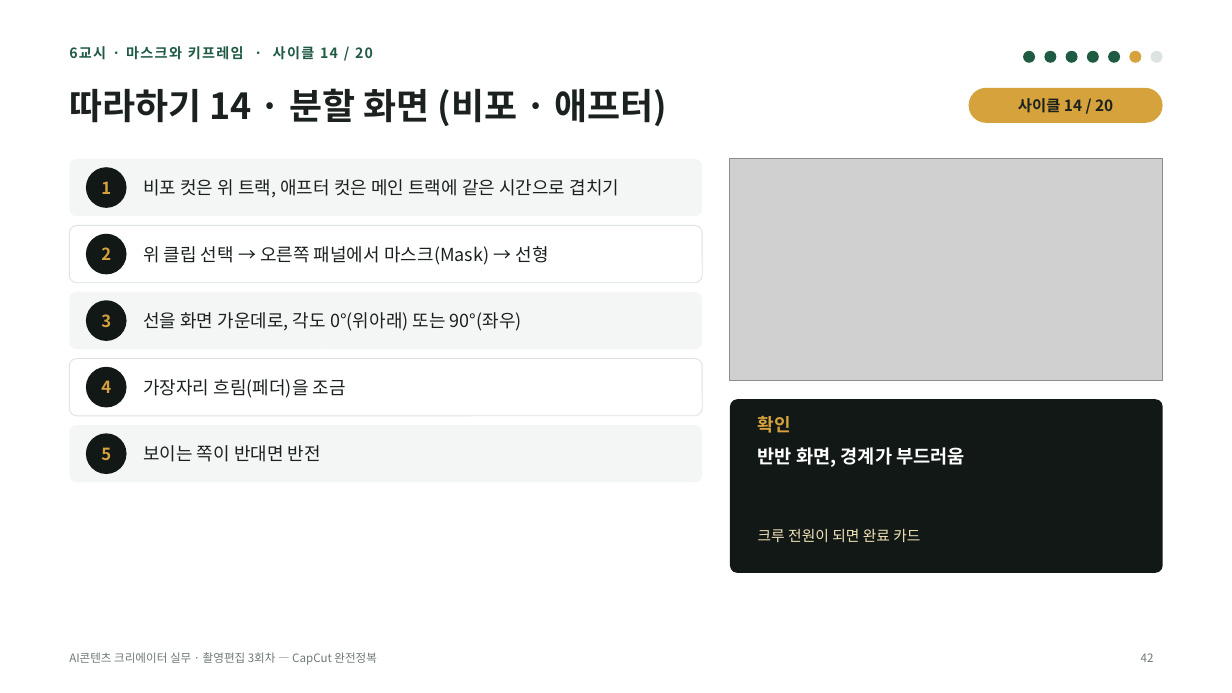
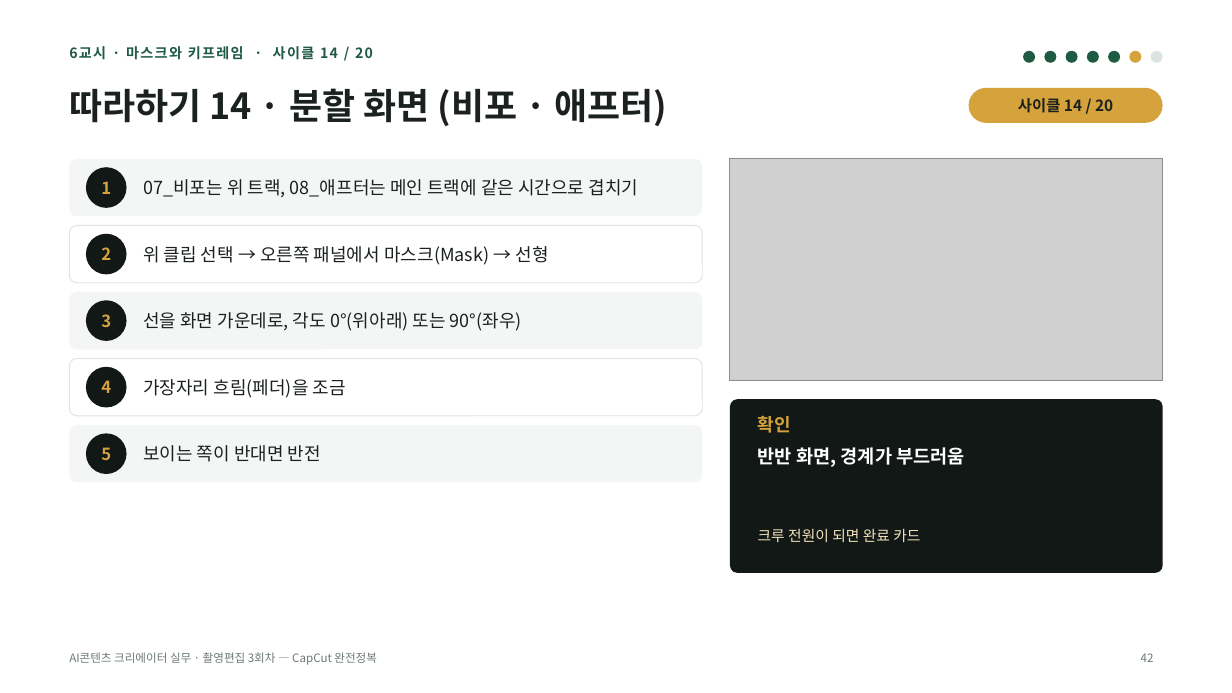
Before and after one commit to yujida/MARUBIT, a slide deck: slide 42 of lectures/03/3회차_CapCut완전정복_슬라이드.pptx. Drawn at 1232x693 pixels with LibreOffice and Linux fonts; fonts in the diff are those of the drawing; grey boxes stand for pictures. Boxes give left, top, right and bottom in pixels: in the first picture for what was removed or moved away, otherwise in the second. Text is boxed around its words. In the diff, an @@ line names an element or a change of style, - is before the commit and + after.

```diff
--- a/lectures/03/3회차_CapCut완전정복_슬라이드.pptx
+++ b/lectures/03/3회차_CapCut완전정복_슬라이드.pptx
@@ text at [143,179,639,198]: text changed @@
-비포 컷은 위 트랙, 애프터 컷은 메인 트랙에 같은 시간으로 겹치기
+07_비포는 위 트랙, 08_애프터는 메인 트랙에 같은 시간으로 겹치기
```
Also in this commit, not shown: 22 other slides changed, 2 slides added, 4 other files.
